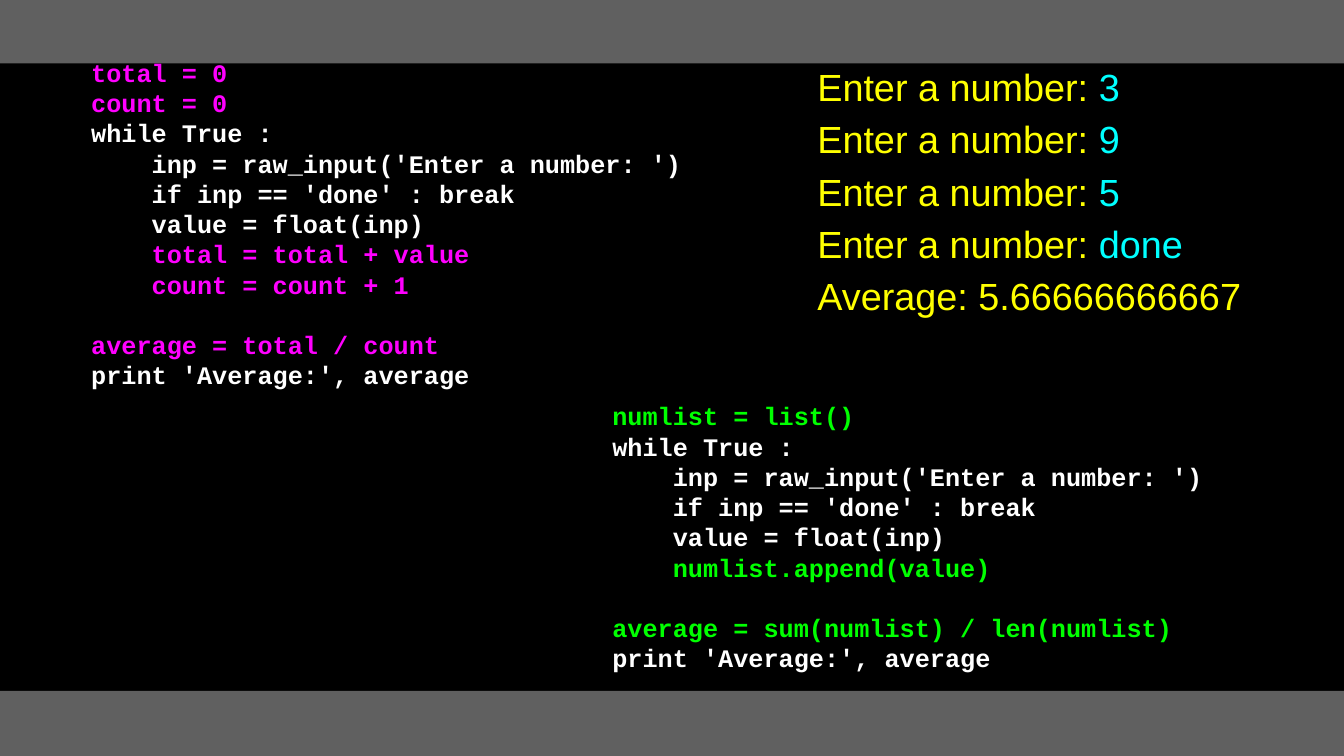
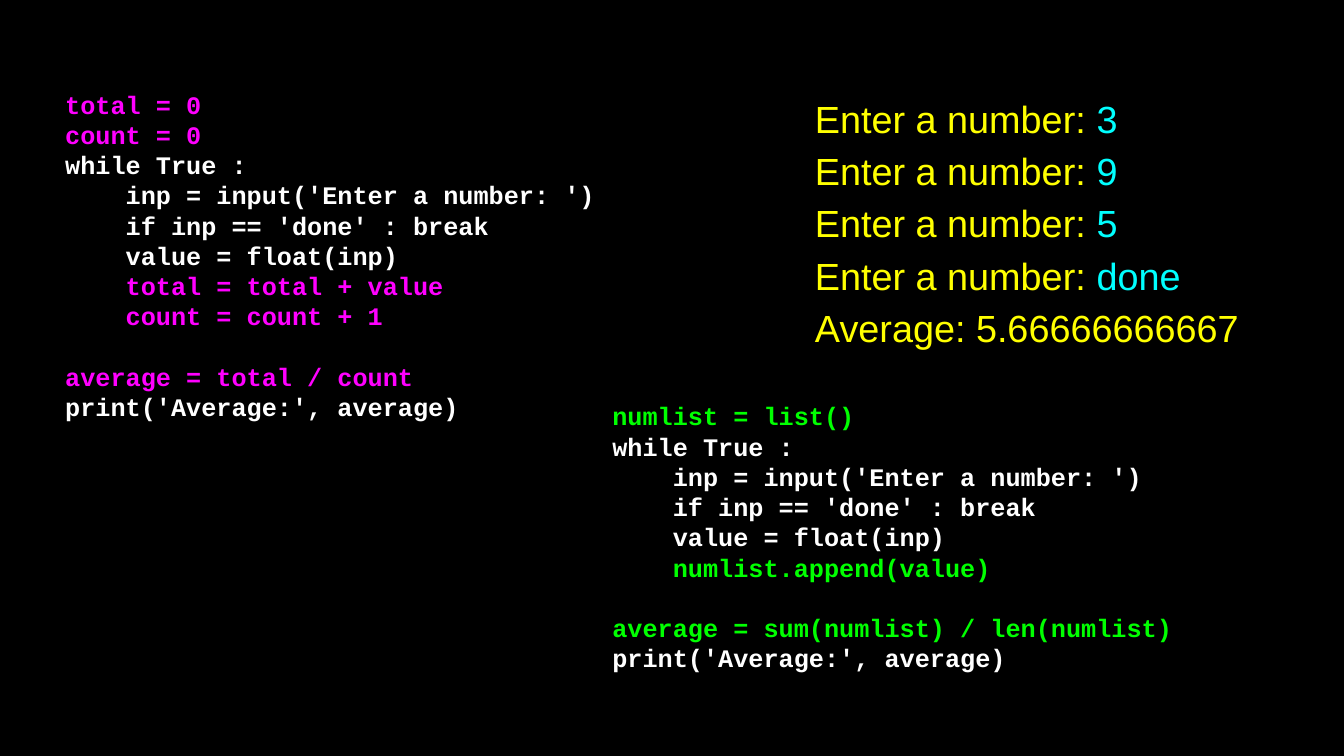
Before and after one commit to csev/py4e, a slide deck: slide 19 of lectures3/Pythonlearn-08-Lists.pptx. Drawn at 1344x756 pixels with LibreOffice and Linux fonts; fonts in the diff are those of the drawing. Boxes give left, top, right and bottom in pixels: in the first picture for what was removed or moved away, otherwise in the second. Text is boxed around its words. In the diff, an @@ line names an element or a change of style, - is before the commit and + after.

```diff
--- a/lectures3/Pythonlearn-08-Lists.pptx
+++ b/lectures3/Pythonlearn-08-Lists.pptx
@@ rectangle removed at (x1=0, y1=0, x2=1344, y2=63) @@
@@ text "total = 0" moved from (x1=91, y1=63, x2=636, y2=390) to (x1=65, y1=95, x2=549, y2=422) @@
@@ text "Enter a number: 3" moved from (x1=817, y1=73, x2=1241, y2=317) to (x1=815, y1=105, x2=1239, y2=349) @@
@@ text at (x1=126, y1=186, x2=549, y2=210): text changed @@
-inp = raw_input('Enter a number: ')
+inp = input('Enter a number: ')
@@ text at (x1=65, y1=398, x2=458, y2=422): text changed @@
-print 'Average:', average
+print('Average:', average)
@@ text at (x1=673, y1=467, x2=1096, y2=492): text changed @@
-inp = raw_input('Enter a number: ')
+inp = input('Enter a number: ')
@@ text at (x1=612, y1=649, x2=1006, y2=673): text changed @@
-print 'Average:', average
+print('Average:', average)
@@ rectangle at (x1=0, y1=691, x2=1344, y2=756): fill #606060 to #000000 @@
```
Also in this commit, not shown: 27 other slides changed, 10 other files.
